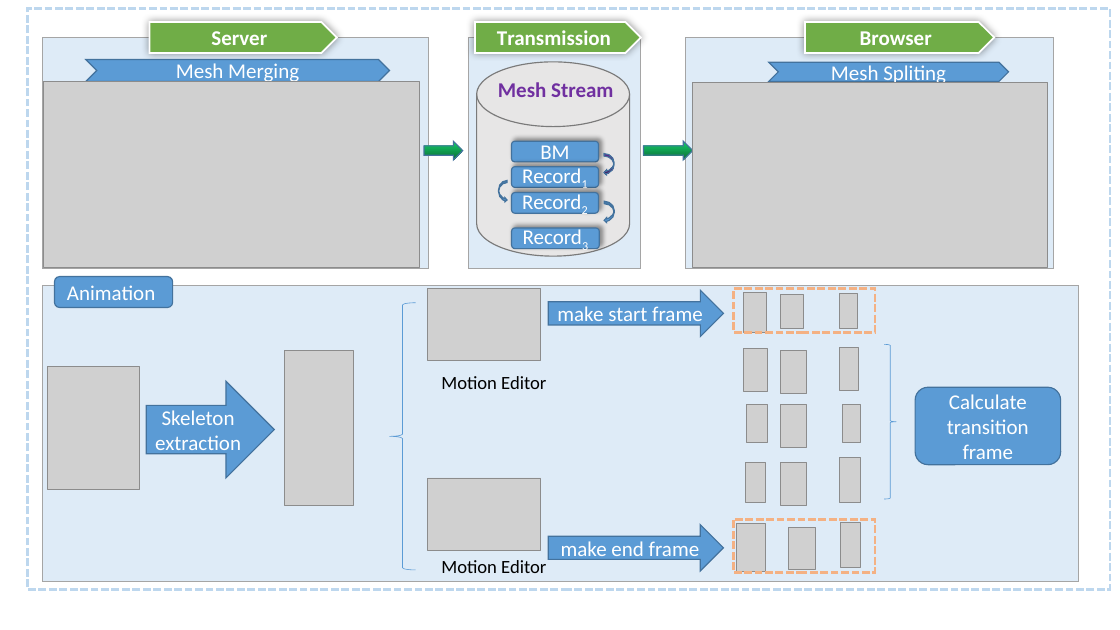
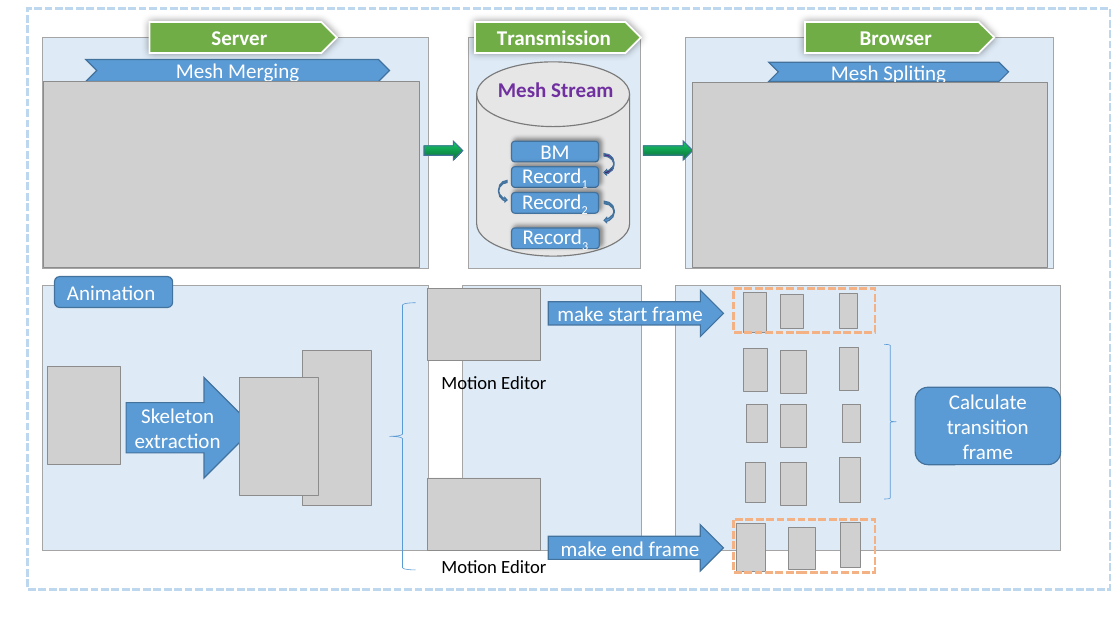
Before and after one commit to bigOrange123456789/paper, a slide deck: slide 1 of PPT/PM和骨骼动画处理.pptx. Drawn at 1120x630 pixels with LibreOffice and Linux fonts; fonts in the diff are those of the drawing; grey boxes stand for pictures. Boxes give left, top, right and bottom in pixels: in the first picture for what was removed or moved away, otherwise in the second. Text is boxed around its words. In the diff, an @@ line names an element or a change of style, - is before the commit and + after.

```diff
--- a/PPT/PM和骨骼动画处理.pptx
+++ b/PPT/PM和骨骼动画处理.pptx
@@ rectangle: place and size @@
-rectangle at <box>43,286,1079,581</box>
+rectangle at <box>43,286,429,550</box>
@@ rectangle added at <box>463,286,641,550</box>, fill #DEEBF7, outline #A5A5A5 0.5 pt @@
@@ rectangle added at <box>676,286,1061,550</box>, fill #DEEBF7, outline #A5A5A5 0.5 pt @@
@@ picture: place and size @@
-picture at <box>285,350,354,506</box>
+picture at <box>302,350,371,506</box>
@@ picture: place and size @@
-picture at <box>48,366,139,490</box>
+picture at <box>48,366,121,465</box>
@@ right arrow "Skeleton extraction": place and size @@
-right arrow "Skeleton extraction" at <box>146,381,275,478</box>
+right arrow "Skeleton extraction" at <box>126,378,255,479</box>
@@ picture added at <box>239,378,318,496</box> @@
```
Also in this commit, not shown: 2 slides added.
